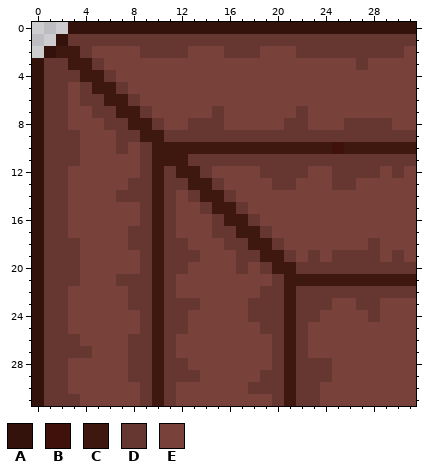
Edited in one commit: pixel-art sprite (gfx/MShockXotto+/pngs_tiles_32x32/furniture/f_sofa/f_sofa_1.png). The first picture shows the starting point.
The file is 32x32 pixels. Colours within 5 levels of each other are drawn and written as one.
Palette (. is transparent): A #33120c  B #3f110a  C #3e170f  D #663630  E #78413a
Pixels before, first column x 0:
 0 ...AAAAAAAAAAAAAAAAAAAAAAAAAAAAA
 1 ..ADDDDDDDDDDDDDDDDDDDDDDDDDDDDD
 2 .ACCDEEEEDDDDEEEDDDEEEDDDDDDDDDE
 3 ADDCCDEEEEEEEEEEEEEEEEEEEEEDEEEE
 4 ADDDCCDEEEEEEEEEEEEEEEEEEEEEEEEE
 5 ADDEDCCDEEEEEEEEEEEEEEEEEEEEEEEE
 6 ADDEDDCCDEEEEEEEEEEEEEEEEEEEEEEE
 7 ADDEEDDCCDEEEEEDEEEEEEDEEEEEEEEE
 8 ADDEEEDDCCDEEDDDEEEEEDDEEEDDDDEE
 9 ADDDEEEDDCCDDDDDDDDDDDDDDDDDDDDD
10 ADDDEEEDEDCCCCCCCCCCCCCCCBCCCCCC
11 ADDDEEEEEDCCCDDDDDDDDDDDDDDDDDDD
12 ADDEEEEEEDCDCCDEEEEDDDDEEDDDDEDE
13 ADDEEEEEDDCDDCCDEEEEDDEEEDDEEEEE
14 ADDEEEEDDDCDEDCCDEEEEEEEEEEEEEEE
15 ADDEEEEEEDCDEEDCCDEEEEEEEEEEEEEE
16 ADDEEEEEEDCDEEEDCCDEEEEEEEEEEEEE
17 ADDEEEEEDDCDEEEDDCCDEEEEEEEEEEEE
18 ADDDEEEEDDCDDEEEDDCCDEEEEEEEDEEE
19 ADDDEEEEEDCDDDEEEDDCCDEDEDDDDEDE
20 ADDDEEEEEDCDDEEEEDEDCCDDDDDDDDDD
21 ADDDEEEDDDCDEEEEEEEEDCCCCCCCCCCC
22 ADDEEEEEDDCDEEEEEEEDDCDDDDDDDDDD
23 ADDEEEEEDDCDDDEEEEDDDCDDDEEDDEEE
24 ADDEEEEEEDCDDEEEEEDDDCDDEEEEDEEE
25 ADDEEEEEEDCDDEEEEEEDDCDEEEEEEEEE
26 ADDDEEEEDDCDEEEEEEEEDCDEEEEEEEEE
27 ADDDDEEEDDCDEEEEEEEEDCDEEEEEEEEE
28 ADDEEEEEDDCDDEEEEEEEDCDDDEEEEEEE
29 ADDEEEEEDDCDDDEEEEEDDCDDDEEEEEEE
30 ADDEEEEEEDCDEEEEEEDDDCDDEEEEEEEE
31 ADDDEEEEEDCDEEEEEEEEDCDDEEEEEEEE
Now the later version:
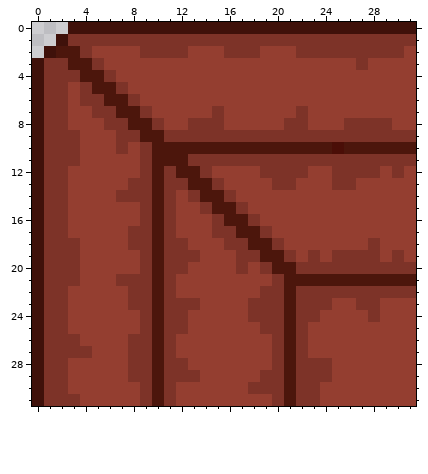
Edits made:
{"colour":"A","old":"#33120c","new":"#3f110a"}
{"colour":"B","old":"#3f110a","new":"#4a0e07"}
{"colour":"C","old":"#3e170f","new":"#4c160c"}
{"colour":"D","old":"#663630","new":"#7d3328"}
{"colour":"E","old":"#78413a","new":"#943e30"}
